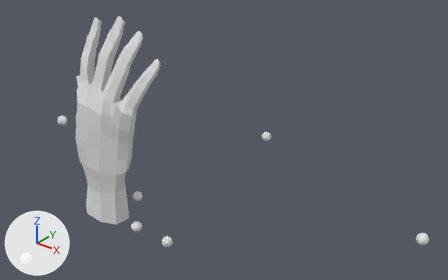
The Blender file hand model - 1.blend as it was, and as the next commit left it.
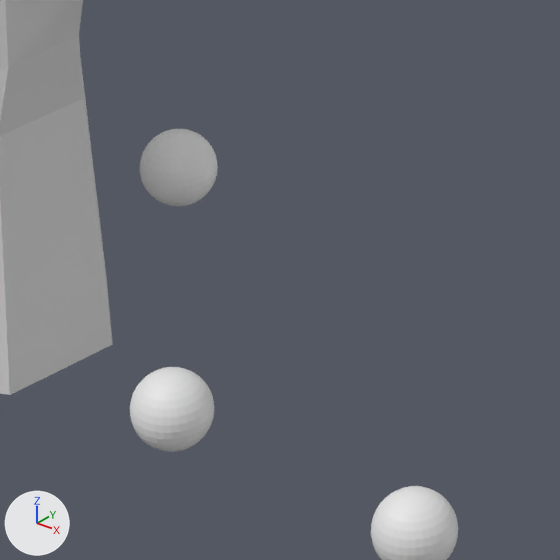
The first picture shows the older version from a camera (50 mm lens) standing at (10.48, -8.49, 8.38) and looking at (1.96, 2.16, 1.78). The close-ups show both versions on the part from 26% to 41% of the width and 63% to 88% of the height of that picture; other places that the commit changed are outside them. Arrows for +X, +Y and +Z are at lower left; the lights stay in place.
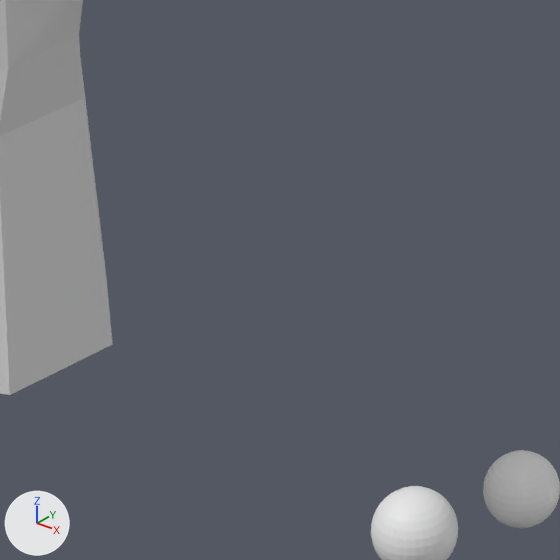
The edits, one by one:
Object 'Sphere.003' (ob_sphere_003) moves from (0.0, 1.0, 0.0) to (3.517, 6.224, -1.0).
Object 'Sphere' (ob_sphere) moves from (1.0, 0.0, 0.0) to (1.104, 1.4, -1.0).

Boxes [x1, y1, x2, y2] around the edits, measured in the close-ups (560 x 560 px):
'Sphere', moved: before [130, 367, 214, 452]; after [483, 450, 560, 528]
'Sphere.003', moved (not visible afterwards): before [140, 129, 218, 206]
